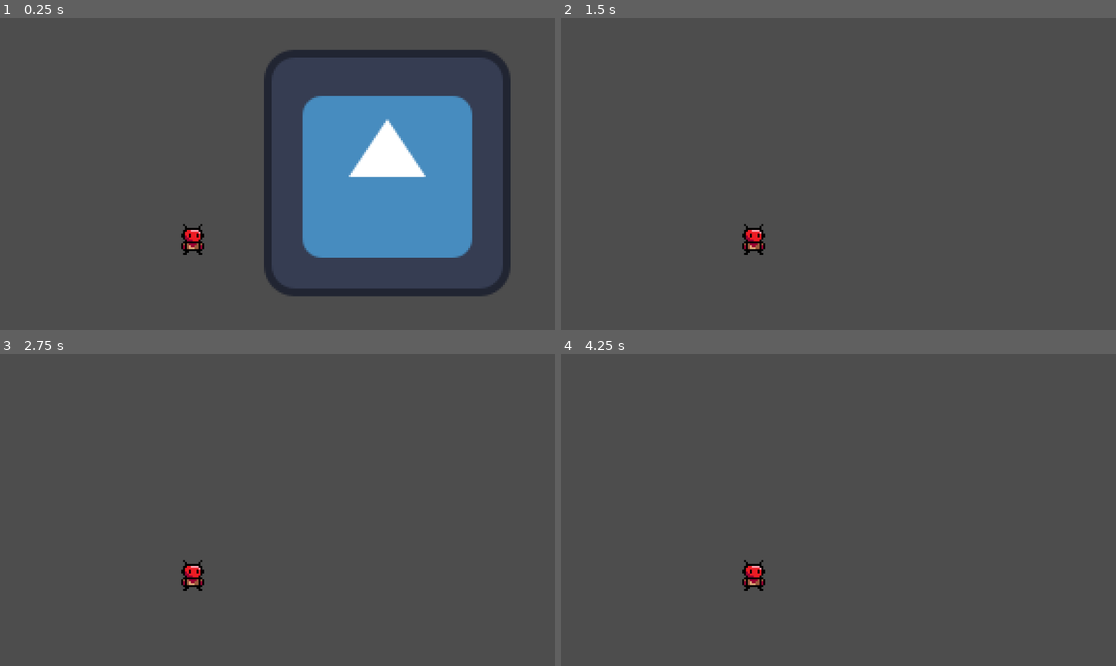
Above: before the commit, frames 1-4 (two rows, left to right).
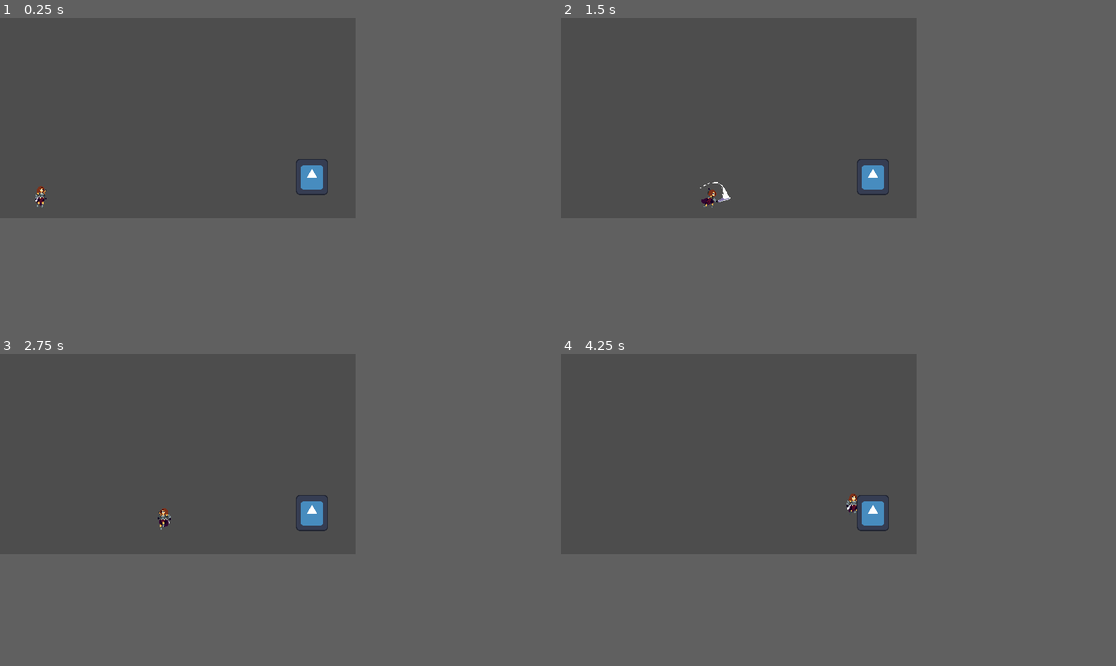
Above: after the commit, the same moments.

Repository: BaoQui/Pablo-s-Adventure
Game: Godot game, scene res://player.tscn
The game is run twice, just before and just after one commit, with the same random seed, the same clock (stepped at 60 frames per second) and the same inputs. Before the commit the project starts from res://game.tscn. The engine's default icon, where the game draws it, is replaced by a stand-in: a white triangle on a blue panel in a dark square.
Inputs:
- Up to frame 1 (0.25 s): no input
- Up to frame 2 (1.5 s): tap Enter (ui_accept) at 0.5, 0.77, 0.8, 1.07, 1.35 s; hold Right (ui_right) from 0.53 s (still down); tap J (ui_punch, bound only after the commit) at 0.6 s
- Up to frame 3 (2.75 s): tap Enter (ui_accept) at 1.52, 1.82, 2.3 s; tap J (ui_punch, bound only after the commit) at 1.55, 2.1 s; release Right (ui_right) at 2.03 s; hold Left (ui_left) from 2.03 s (still down)
- Up to frame 4 (4.25 s): release Left (ui_left) at 2.78 s; hold Right (ui_right) from 2.78 s (still down); tap J (ui_punch, bound only after the commit) at 2.85 s; tap Enter (ui_accept) at 3.02, 3.32, 3.6, 3.77, 4.07 s
In our replay, the window is 799x449 before the commit and 512x288 after it. These sizes can differ from the game's own. Grey fills any space a smaller window leaves; there, only what the larger window draws over its background counts as a difference.

The runs differ from the first frame. In frame 1, 20% of the frame differs, in the area x 6-92%, y 10-90%; in frame 2, 0.8%; in frame 3, 0.8%; in frame 4, 0.8%.

Commit message:
anim and move

Diff:
--- /dev/null
+++ b/dummy.gd
@@ -0,0 +1,10 @@
+extends CharacterBody2D
+
+# --- Enemy settings ---
+@export var health: int = 50
+
+func take_damage(damage_amount: int):
+	health -= damage_amount
+	print("Enemy took ", damage_amount, " damage. Health is now: ", health)
+	if health <= 0:
+		queue_free() # Destroys the enemy node when health is 0
--- a/player.gd
+++ b/player.gd
@@ -1,74 +1,159 @@
 extends CharacterBody2D
 
-# -----------------------------
-#   Movement Settings
-# -----------------------------
-@export var move_speed: float        = 300.0    # Max horizontal speed
-@export var acceleration: float      = 2000.0   # Acceleration rate
-@export var deceleration: float      = 4000.0   # Deceleration rate (tight stop)
-@export var jump_force: float        = 450.0    # Jump strength
-@export var gravity: float           = 1200.0   # Base gravity force
-@export var fall_multiplier: float   = 3.0      # Extra gravity when falling
-@export var coyote_time: float       = 0.15     # Buffer after leaving ground
-@export var jump_cut_multiplier: float = 0.5    # Short hop if jump released early
+# --- Movement settings ---
+@export var move_speed: float = 300.0
+@export var acceleration: float = 2000.0
+@export var deceleration: float = 4000.0
+@export var jump_force: float = 450.0
+@export var gravity: float = 1200.0
+@export var fall_multiplier: float = 3.0
+@export var coyote_time: float = 0.15
+@export var jump_cut_multiplier: float = 0.5
 
-# -----------------------------
-#   Internal State
-# -----------------------------
+# --- Dash settings ---
+@export var dash_speed: float = 600.0
+@export var dash_duration: float = 0.2
+@export var dash_cooldown: float = 1.0
+
+# --- Punch settings ---
+@export var punch_damage: int = 10
+@export var punch_cooldown: float = 0.3
+
+@onready var punch_hitbox = $PunchHitbox
+@onready var anim = $AnimatedSprite2D
+
+var punch_timer: float = 0.0
 var coyote_timer: float = 0.0
+var dash_timer: float = 0.0
+var dash_cooldown_timer: float = 0.0
+var current_animation: String = "idle"
+var is_dashing: bool = false
+var is_punching: bool = false
+
+func _ready() -> void:
+	punch_hitbox.monitoring = false
+	if not punch_hitbox.body_entered.is_connected(_on_punch_hitbox_body_entered):
+		punch_hitbox.body_entered.connect(_on_punch_hitbox_body_entered)
+	if not anim.animation_finished.is_connected(_on_animation_finished):
+		anim.animation_finished.connect(_on_animation_finished)
+
+	# Force starting state to idle so you don't start falling
+	current_animation = ""
+	play_animation("idle")
+
+func _physics_process(delta: float) -> void:
+	punch_timer -= delta
+	dash_timer -= delta
+	dash_cooldown_timer -= delta
+
+	var input_dir := Input.get_axis("ui_left", "ui_right")
 
 
-func _physics_process(delta: float) -> void:
-	# -------------------------
-	#   Horizontal Movement
-	# -------------------------
-	var input_dir := Input.get_axis("ui_left", "ui_right")
+	# --- Horizontal movement ---
+	if is_dashing:
+		if dash_timer <= 0:
+			end_dash()
+	elif input_dir != 0 and not is_punching:
+		velocity.x = move_toward(velocity.x, input_dir * move_speed, acceleration * delta)
+		anim.flip_h = input_dir < 0
+	elif not is_punching:
+		velocity.x = move_toward(velocity.x, 0, deceleration * delta)
+		if abs(velocity.x) < 1:
+			velocity.x = 0
 
-	if input_dir != 0:
-		velocity.x = move_toward(
-			velocity.x,
-			input_dir * move_speed,
-			acceleration * delta
-		)
-	else:
-		velocity.x = move_toward(
-			velocity.x,
-			0,
-			deceleration * delta
-		)
-		if abs(velocity.x) < 1:
-			velocity.x = 0  # Snap to zero to prevent sliding
-
-	# -------------------------
-	#   Coyote Time
-	# -------------------------
+	# --- Coyote time ---
 	if is_on_floor():
 		coyote_timer = coyote_time
 	else:
 		coyote_timer -= delta
 
-	# -------------------------
-	#   Jumping
-	# -------------------------
-	if Input.is_action_just_pressed("ui_accept") and (is_on_floor() or coyote_timer > 0):
+	# --- Jumping ---
+	if Input.is_action_just_pressed("ui_accept") and (is_on_floor() or coyote_timer > 0) and not is_punching:
 		velocity.y = -jump_force
-		coyote_timer = 0  # Consume coyote time
+		coyote_timer = 0
 
-	# -------------------------
-	#   Variable Jump Height
-	# -------------------------
+	# --- Variable jump height ---
 	if Input.is_action_just_released("ui_accept") and velocity.y < 0:
 		velocity.y *= jump_cut_multiplier
 
-	# -------------------------
-	#   Gravity + Fall Multiplier
-	# -------------------------
-	if velocity.y > 0:
-		velocity.y += gravity * fall_multiplier * delta
+	# --- Gravity ---
+	if not is_on_floor():
+		if velocity.y > 0:
+			velocity.y += gravity * fall_multiplier * delta
+		else:
+			velocity.y += gravity * delta
+
+	# --- Punch ---
+	if Input.is_action_just_pressed("ui_punch") and punch_timer <= 0 and not is_dashing:
+		punch()
+		punch_timer = punch_cooldown
+
+	update_animation(input_dir)
+	move_and_slide()
+
+func update_animation(input_dir: float) -> void:
+	# Prioritize non-interruptible animations
+	if is_punching or is_dashing:
+		return
+
+	if not is_on_floor():
+		if velocity.y < 0:
+			play_animation("jump")
+		else:
+			play_animation("fall")
+	elif input_dir != 0:
+		play_animation("run")
 	else:
-		velocity.y += gravity * delta
+		play_animation("idle")
 
-	# -------------------------
-	#   Apply Movement
-	# -------------------------
-	move_and_slide()
+func play_animation(anim_name: String, speed: float = 1.0):
+	if current_animation != anim_name:
+		current_animation = anim_name
+		anim.speed_scale = speed
+		anim.play(anim_name)
+
+func _on_animation_finished():
+	if current_animation == "punch":
+		is_punching = false
+	elif current_animation == "dash":
+		is_dashing = false
+
+func start_dash(input_dir: float):
+	if input_dir == 0:
+		input_dir = 1 if not anim.flip_h else -1
+	is_dashing = true
+	dash_timer = dash_duration
+	dash_cooldown_timer = dash_cooldown
+	velocity.x = input_dir * dash_speed
+	play_animation("dash", 2.0)
+
+func end_dash():
+	is_dashing = false
+
+func punch():
+	if anim.flip_h:
+		punch_hitbox.position.x = -abs(punch_hitbox.position.x)
+	else:
+		punch_hitbox.position.x = abs(punch_hitbox.position.x)
+
+	is_punching = true
+	punch_hitbox.monitoring = true
+	play_animation("punch", 1.5)
+
+	# Disable hitbox shortly after punch starts
+	var hitbox_timer = get_tree().create_timer(0.1)
+	hitbox_timer.timeout.connect(func():
+		punch_hitbox.monitoring = false
+	)
+
+	# Safety timer: make sure we can move again even if animation_finished doesn't fire
+	var punch_reset_timer = get_tree().create_timer(
+		anim.sprite_frames.get_frame_count("punch") * (1.0 / anim.sprite_frames.get_animation_speed("punch")) / anim.speed_scale
+	)
+	punch_reset_timer.timeout.connect(func():
+		is_punching = false
+	)
+
+func _on_punch_hitbox_body_entered(body: Node2D):
+	if body.has_method("take_damage"):
+		body.take_damage(punch_damage)
--- /dev/null
+++ b/player.tscn
@@ -0,0 +1,227 @@
+[gd_scene load_steps=41 format=3 uid="uid://b4x3q61v00dwr"]
+
+[ext_resource type="Script" uid="uid://x75xjjktfw22" path="res://player.gd" id="1_4flbx"]
+[ext_resource type="Texture2D" uid="uid://c1h5hxuv6aq7x" path="res://Individual Sprite/idle/Warrior_Idle_1.png" id="2_efrwb"]
+[ext_resource type="Texture2D" uid="uid://dv6ctc6fhyg6u" path="res://icon.svg" id="2_onrkg"]
+[ext_resource type="Texture2D" uid="uid://bucp1eywy5d01" path="res://Individual Sprite/idle/Warrior_Idle_2.png" id="3_hiqhm"]
+[ext_resource type="Script" uid="uid://mom5b183pa1p" path="res://dummy.gd" id="3_sweqy"]
+[ext_resource type="Texture2D" uid="uid://bagafgx07gep6" path="res://Individual Sprite/idle/Warrior_Idle_3.png" id="4_tkwlq"]
+[ext_resource type="Texture2D" uid="uid://bxkpcljjm7odw" path="res://Individual Sprite/idle/Warrior_Idle_4.png" id="5_hl5qd"]
+[ext_resource type="Texture2D" uid="uid://dku7nhd61q31d" path="res://Individual Sprite/idle/Warrior_Idle_5.png" id="6_ek41f"]
+[ext_resource type="Texture2D" uid="uid://dbxq01n4dyhav" path="res://Individual Sprite/idle/Warrior_Idle_6.png" id="7_khis8"]
+[ext_resource type="Texture2D" uid="uid://b6i3lm41l1bro" path="res://Individual Sprite/Jump/Warrior_Jump_1.png" id="8_b88wv"]
+[ext_resource type="Texture2D" uid="uid://vc10ddb2twas" path="res://Individual Sprite/Fall/Warrior_Fall_1.png" id="8_hl5qd"]
+[ext_resource type="Texture2D" uid="uid://m2br88d3qqmf" path="res://Individual Sprite/Fall/Warrior_Fall_2.png" id="9_ek41f"]
+[ext_resource type="Texture2D" uid="uid://ba40080iltt6x" path="res://Individual Sprite/Jump/Warrior_Jump_2.png" id="9_pgbbb"]
+[ext_resource type="Texture2D" uid="uid://b1c3hslix6i5q" path="res://Individual Sprite/Jump/Warrior_Jump_3.png" id="10_331ug"]
+[ext_resource type="Texture2D" uid="uid://xw7jjoqwxxxh" path="res://Individual Sprite/Fall/Warrior_Fall_3.png" id="10_khis8"]
+[ext_resource type="Texture2D" uid="uid://dq3n4720i3wot" path="res://Individual Sprite/Attack/Warrior_Attack_1.png" id="11_ny14h"]
+[ext_resource type="Texture2D" uid="uid://2fdv2wvq4s31" path="res://Individual Sprite/Attack/Warrior_Attack_2.png" id="12_ibah8"]
+[ext_resource type="Texture2D" uid="uid://p4c2vsyuvloe" path="res://Individual Sprite/Attack/Warrior_Attack_3.png" id="13_3iwfv"]
+[ext_resource type="Texture2D" uid="uid://cp78cihl2cr5s" path="res://Individual Sprite/Attack/Warrior_Attack_4.png" id="14_qwsg1"]
+[ext_resource type="Texture2D" uid="uid://dcvjjs7ylhbrc" path="res://Individual Sprite/Attack/Warrior_Attack_5.png" id="15_1xqrm"]
+[ext_resource type="Texture2D" uid="uid://cv6vdhq7kew5" path="res://Individual Sprite/Attack/Warrior_Attack_6.png" id="16_bfour"]
+[ext_resource type="Texture2D" uid="uid://tf6g3xa0btgs" path="res://Individual Sprite/Attack/Warrior_Attack_7.png" id="17_8gr2b"]
+[ext_resource type="Texture2D" uid="uid://bjdv5lnfv6rvo" path="res://Individual Sprite/Attack/Warrior_Attack_8.png" id="18_vl8ci"]
+[ext_resource type="Texture2D" uid="uid://vwfnf10v8k2n" path="res://Individual Sprite/Attack/Warrior_Attack_9.png" id="19_ieltc"]
+[ext_resource type="Texture2D" uid="uid://dyfm45doxe3yf" path="res://Individual Sprite/Attack/Warrior_Attack_10.png" id="20_fddr8"]
+[ext_resource type="Texture2D" uid="uid://b7tsjegsrowb2" path="res://Individual Sprite/Attack/Warrior_Attack_11.png" id="21_oybyf"]
+[ext_resource type="Texture2D" uid="uid://du8a4mtaurxr5" path="res://Individual Sprite/Attack/Warrior_Attack_12.png" id="22_ajfva"]
+[ext_resource type="Texture2D" uid="uid://crysipxpgsmty" path="res://Individual Sprite/Run/Warrior_Run_1.png" id="23_5ef02"]
+[ext_resource type="Texture2D" uid="uid://d4g5s2as8he0s" path="res://Individual Sprite/Run/Warrior_Run_2.png" id="24_pfmca"]
+[ext_resource type="Texture2D" uid="uid://cqjg5rcpuf30j" path="res://Individual Sprite/Run/Warrior_Run_3.png" id="25_76oay"]
+[ext_resource type="Texture2D" uid="uid://c47g86ub712tr" path="res://Individual Sprite/Run/Warrior_Run_4.png" id="26_b4uyv"]
+[ext_resource type="Texture2D" uid="uid://ba1syn5h421rw" path="res://Individual Sprite/Run/Warrior_Run_5.png" id="27_tw8ou"]
+[ext_resource type="Texture2D" uid="uid://c6nw2xnyq4jq3" path="res://Individual Sprite/Run/Warrior_Run_6.png" id="28_ygbnx"]
+[ext_resource type="Texture2D" uid="uid://nkawfcwdw7s0" path="res://Individual Sprite/Run/Warrior_Run_7.png" id="29_v2t6f"]
+[ext_resource type="Texture2D" uid="uid://ckvxd27cfxuk3" path="res://Individual Sprite/Run/Warrior_Run_8.png" id="30_l3lcn"]
+
+[sub_resource type="SpriteFrames" id="SpriteFrames_xry5e"]
+animations = [{
+"frames": [{
+"duration": 1.0,
+"texture": ExtResource("8_hl5qd")
+}, {
+"duration": 1.0,
+"texture": ExtResource("9_ek41f")
+}, {
+"duration": 1.0,
+"texture": ExtResource("10_khis8")
+}],
+"loop": true,
+"name": &"fall",
+"speed": 5.0
+}, {
+"frames": [{
+"duration": 1.0,
+"texture": ExtResource("2_efrwb")
+}, {
+"duration": 1.0,
+"texture": ExtResource("3_hiqhm")
+}, {
+"duration": 1.0,
+"texture": ExtResource("4_tkwlq")
+}, {
+"duration": 1.0,
+"texture": ExtResource("5_hl5qd")
+}, {
+"duration": 1.0,
+"texture": ExtResource("6_ek41f")
+}, {
+"duration": 1.0,
+"texture": ExtResource("7_khis8")
+}],
+"loop": true,
+"name": &"idle",
+"speed": 5.0
+}, {
+"frames": [{
+"duration": 1.0,
+"texture": ExtResource("8_b88wv")
+}, {
+"duration": 1.0,
+"texture": ExtResource("9_pgbbb")
+}, {
+"duration": 1.0,
+"texture": ExtResource("10_331ug")
+}],
+"loop": true,
+"name": &"jump",
+"speed": 5.0
+}, {
+"frames": [{
+"duration": 1.0,
+"texture": ExtResource("11_ny14h")
+}, {
+"duration": 1.0,
+"texture": ExtResource("12_ibah8")
+}, {
+"duration": 1.0,
+"texture": ExtResource("13_3iwfv")
+}, {
+"duration": 1.0,
+"texture": ExtResource("14_qwsg1")
+}, {
+"duration": 1.0,
+"texture": ExtResource("15_1xqrm")
+}, {
+"duration": 1.0,
+"texture": ExtResource("16_bfour")
+}, {
+"duration": 1.0,
+"texture": ExtResource("17_8gr2b")
+}, {
+"duration": 1.0,
+"texture": ExtResource("18_vl8ci")
+}, {
+"duration": 1.0,
+"texture": ExtResource("19_ieltc")
+}, {
+"duration": 1.0,
+"texture": ExtResource("20_fddr8")
+}, {
+"duration": 1.0,
+"texture": ExtResource("21_oybyf")
+}, {
+"duration": 1.0,
+"texture": ExtResource("22_ajfva")
+}],
+"loop": true,
+"name": &"punch",
+"speed": 5.0
+}, {
+"frames": [{
+"duration": 1.0,
+"texture": ExtResource("23_5ef02")
+}, {
+"duration": 1.0,
+"texture": ExtResource("24_pfmca")
+}, {
+"duration": 1.0,
+"texture": ExtResource("25_76oay")
+}, {
+"duration": 1.0,
+"texture": ExtResource("26_b4uyv")
+}, {
+"duration": 1.0,
+"texture": ExtResource("27_tw8ou")
+}, {
+"duration": 1.0,
+"texture": ExtResource("28_ygbnx")
+}, {
+"duration": 1.0,
+"texture": ExtResource("29_v2t6f")
+}, {
+"duration": 1.0,
+"texture": ExtResource("30_l3lcn")
+}],
+"loop": true,
+"name": &"run",
+"speed": 5.0
+}]
+
+[sub_resource type="CapsuleShape2D" id="CapsuleShape2D_sweqy"]
+radius = 6.79981
+height = 41.5815
+
+[sub_resource type="CapsuleShape2D" id="CapsuleShape2D_2hs0m"]
+radius = 5.80261
+height = 11.6052
+
+[sub_resource type="WorldBoundaryShape2D" id="WorldBoundaryShape2D_onrkg"]
+
+[sub_resource type="RectangleShape2D" id="RectangleShape2D_2hs0m"]
+
+[node name="Node2D" type="Node2D"]
+position = Vector2(159, 94)
+scale = Vector2(2.47984, 2.54137)
+
+[node name="Player" type="CharacterBody2D" parent="."]
+position = Vector2(-40.7284, 60.2037)
+scale = Vector2(0.357132, 0.367257)
+script = ExtResource("1_4flbx")
+deceleration = 6000.0
+jump_force = 400.0
+gravity = 800.0
+
+[node name="AnimatedSprite2D" type="AnimatedSprite2D" parent="Player"]
+position = Vector2(5.6457, -1.07142)
+sprite_frames = SubResource("SpriteFrames_xry5e")
+animation = &"punch"
+speed_scale = 12.0
+
+[node name="CollisionShape2D" type="CollisionShape2D" parent="Player"]
+position = Vector2(1.12914, 3.21427)
+scale = Vector2(1.28571, 0.773005)
+shape = SubResource("CapsuleShape2D_sweqy")
+
+[node name="PunchHitbox" type="Area2D" parent="Player"]
+position = Vector2(28, 3)
+scale = Vector2(3.71964, 0.96015)
+
+[node name="CollisionShape2D" type="CollisionShape2D" parent="Player/PunchHitbox"]
+position = Vector2(-3.27775, -3.12452)
+scale = Vector2(0.816734, 1.13887)
+shape = SubResource("CapsuleShape2D_2hs0m")
+
+[node name="Floor" type="StaticBody2D" parent="."]
+position = Vector2(37.0991, 70.0409)
+scale = Vector2(0.31453, 0.239012)
+
+[node name="CollisionShape2D" type="CollisionShape2D" parent="Floor"]
+position = Vector2(1, 0)
+shape = SubResource("WorldBoundaryShape2D_onrkg")
+
+[node name="Dummy" type="CharacterBody2D" parent="."]
+position = Vector2(117, 53)
+scale = Vector2(0.901565, 0.901565)
+script = ExtResource("3_sweqy")
+
+[node name="Sprite2D" type="Sprite2D" parent="Dummy"]
+scale = Vector2(0.16319, 0.177116)
+texture = ExtResource("2_onrkg")
+
+[node name="CollisionShape2D" type="CollisionShape2D" parent="Dummy"]
+shape = SubResource("RectangleShape2D_2hs0m")
+
+[connection signal="body_entered" from="Player/PunchHitbox" to="Player" method="_on_punch_hitbox_body_entered"]
--- a/project.godot
+++ b/project.godot
@@ -10,10 +10,16 @@
 
 [application]
 
-config/name="Pablo's Adventure"
-run/main_scene="uid://cp5pa1l74u1e6"
+config/name="Movement Test"
+run/main_scene="uid://b4x3q61v00dwr"
 config/features=PackedStringArray("4.4", "Forward Plus")
 config/icon="res://icon.svg"
+
+[display]
+
+window/size/viewport_width=512
+window/size/viewport_height=288
+window/stretch/mode="viewport"
 
 [input]
 
@@ -22,7 +28,7 @@
 "events": [Object(InputEventKey,"resource_local_to_scene":false,"resource_name":"","device":0,"window_id":0,"alt_presse …(194 unchanged characters)…
 , Object(InputEventJoypadButton,"resource_local_to_scene":false,"resource_name":"","device":0,"button_index":13,"pressure":0.0,"pressed":false,"script":null)
 , Object(InputEventJoypadMotion,"resource_local_to_scene":false,"resource_name":"","device":0,"axis":0,"axis_value":-1.0,"script":null)
-, Object(InputEventKey,"resource_local_to_scene":false,"resource_name":"","device":-1,"window_id":0,"alt_pressed":false,"shift_pressed":false,"ctrl_pressed":false,"meta_pressed":false,"pressed":false,"keycode":0,"physical_keycode":65,"key_label":0,"unicode":97,"location":0,"echo":false,"script":null)
+, null, Object(InputEventKey,"resource_local_to_scene":false,"resource_name":"","device":0,"window_id":0,"alt_pressed":false,"shift_pressed":false,"ctrl_pressed":false,"meta_pressed":false,"pressed":false,"keycode":0,"physical_keycode":65,"key_label":0,"unicode":0,"location":0,"echo":false,"script":null)
 ]
 }
 ui_right={
@@ -30,7 +36,20 @@
 "events": [Object(InputEventKey,"resource_local_to_scene":false,"resource_name":"","device":0,"window_id":0,"alt_presse …(194 unchanged characters)…
 , Object(InputEventJoypadButton,"resource_local_to_scene":false,"resource_name":"","device":0,"button_index":14,"pressure":0.0,"pressed":false,"script":null)
 , Object(InputEventJoypadMotion,"resource_local_to_scene":false,"resource_name":"","device":0,"axis":0,"axis_value":1.0,"script":null)
-, Object(InputEventKey,"resource_local_to_scene":false,"reso …(158 unchanged characters)… cal_keycode":68,"key_label":0,"unicode":100,"location":0,"echo":false,"script":null)
+, Object(InputEventKey,"resource_local_to_scene":false,"reso …(158 unchanged characters)… cal_keycode":68,"key_label":0,"unicode":68,"location":0,"echo":false,"script":null)
+]
+}
+ui_down={
+"deadzone": 0.5,
+"events": [Object(InputEventKey,"resource_local_to_scene":false,"resource_name":"","device":0,"window_id":0,"alt_pressed":false,"shift_pressed":false,"ctrl_pressed":false,"meta_pressed":false,"pressed":false,"keycode":4194322,"physical_keycode":0,"key_label":0,"unicode":0,"location":0,"echo":false,"script":null)
+, Object(InputEventJoypadButton,"resource_local_to_scene":false,"resource_name":"","device":0,"button_index":12,"pressure":0.0,"pressed":false,"script":null)
+, Object(InputEventJoypadMotion,"resource_local_to_scene":false,"resource_name":"","device":0,"axis":1,"axis_value":1.0,"script":null)
+, Object(InputEventKey,"resource_local_to_scene":false,"resource_name":"","device":-1,"window_id":0,"alt_pressed":false,"shift_pressed":false,"ctrl_pressed":false,"meta_pressed":false,"pressed":false,"keycode":0,"physical_keycode":83,"key_label":0,"unicode":115,"location":0,"echo":false,"script":null)
+]
+}
+ui_punch={
+"deadzone": 0.2,
+"events": [Object(InputEventKey,"resource_local_to_scene":false,"resource_name":"","device":-1,"window_id":0,"alt_pressed":false,"shift_pressed":false,"ctrl_pressed":false,"meta_pressed":false,"pressed":false,"keycode":0,"physical_keycode":74,"key_label":0,"unicode":106,"location":0,"echo":false,"script":null)
 ]
 }
 
Binary file added: Individual Sprite/Attack/Warrior_Attack_1.png
Not shown, added: Individual Sprite/Attack/Warrior_Attack_1.png.import
Binary file added: Individual Sprite/Attack/Warrior_Attack_10.png
Not shown, added: Individual Sprite/Attack/Warrior_Attack_10.png.import
Binary file added: Individual Sprite/Attack/Warrior_Attack_11.png
Not shown, added: Individual Sprite/Attack/Warrior_Attack_11.png.import
Binary file added: Individual Sprite/Attack/Warrior_Attack_12.png
Not shown, added: Individual Sprite/Attack/Warrior_Attack_12.png.import
Binary file added: Individual Sprite/Attack/Warrior_Attack_2.png
Not shown, added: Individual Sprite/Attack/Warrior_Attack_2.png.import
Binary file added: Individual Sprite/Attack/Warrior_Attack_3.png
Not shown, added: Individual Sprite/Attack/Warrior_Attack_3.png.import
(and 273 more such lines)
